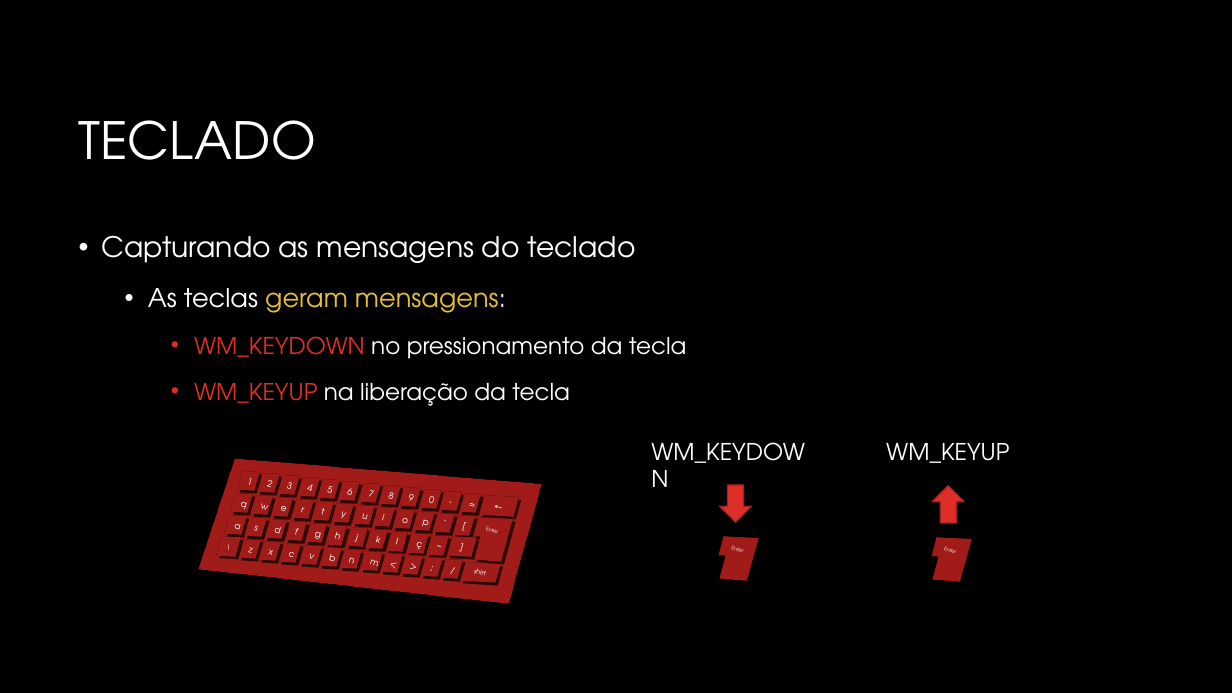
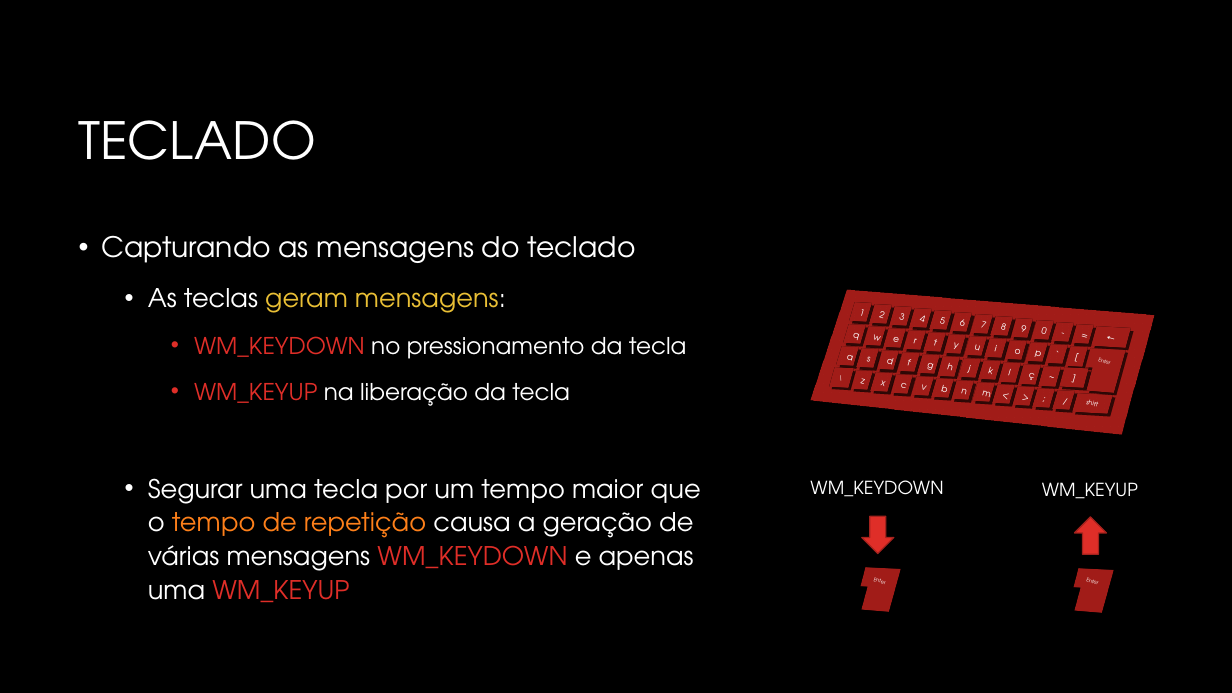
Before and after one commit to JudsonSS/CG, a slide deck: slide 6 of Slides/03. Dispositivos de Interação.pptx. Drawn at 1232x693 pixels with LibreOffice and Linux fonts; fonts in the diff are those of the drawing; background and template pictures are left out. Boxes give left, top, right and bottom in pixels: in the first picture for what was removed or moved away, otherwise in the second. Text is boxed around its words. In the diff, an @@ line names an element or a change of style, - is before the commit and + after.

```diff
--- a/Slides/03. Dispositivos de Interação.pptx
+++ b/Slides/03. Dispositivos de Interação.pptx
@@ 22 rectangles, 1 freeform shape: place and size @@
-22 rectangles, 1 freeform shape at box(174, 429, 551, 621)
+22 rectangles, 1 freeform shape at box(786, 261, 1164, 453)
@@ 28 rectangles, 1 freeform shape: place and size @@
-28 rectangles, 1 freeform shape at box(224, 469, 514, 582)
+28 rectangles, 1 freeform shape at box(837, 300, 1126, 413)
@@ text at box(148, 478, 701, 603): paragraph added @@
+  • Segurar uma tecla por um tempo maior que
+    o tempo de repetição causa a geração de
+    várias mensagens WM_KEYDOWN e apenas
+    uma WM_KEYUP
@@ text "WM_KEYDOWN": place and size @@
-text "WM_KEYDOWN" at box(194, 336, 365, 357)
+text "WM_KEYDOWN" at box(810, 480, 943, 497)
@@ text "WM_KEYDOWN" at box(810, 480, 943, 497): size 18 to 14 pt @@
@@ text "WM_KEYUP" at box(1042, 482, 1138, 499): size 18 to 14 pt @@
@@ text "WM_KEYUP": place and size @@
-text "WM_KEYUP" at box(886, 443, 1009, 463)
+text "WM_KEYUP" at box(1042, 482, 1138, 499)
@@ 2 freeform shapes, 2 down arrows: place and size @@
-2 freeform shapes, 2 down arrows at box(712, 485, 972, 585)
+2 freeform shapes, 2 down arrows at box(854, 517, 1114, 617)
```
Also in this commit, not shown: 6 other slides changed.
